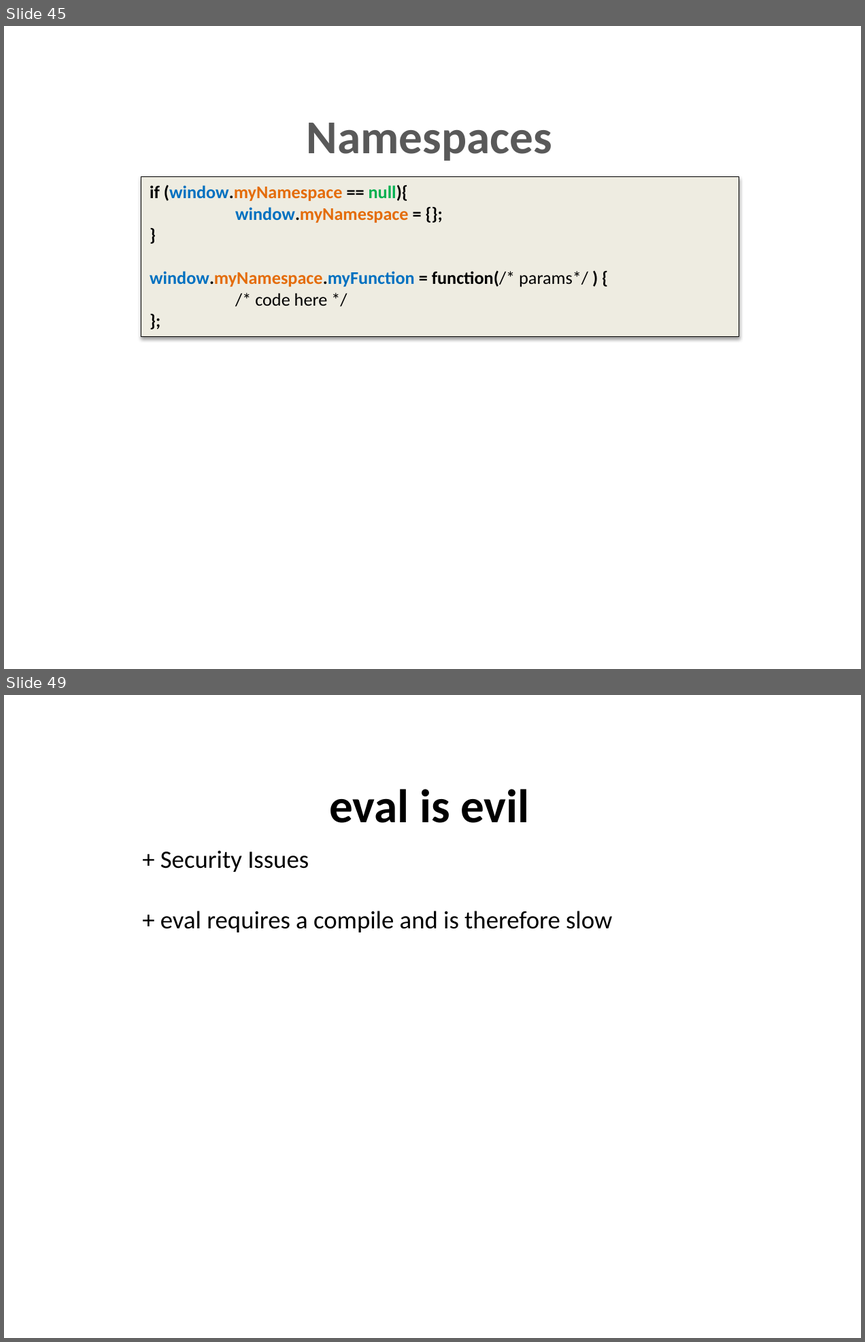
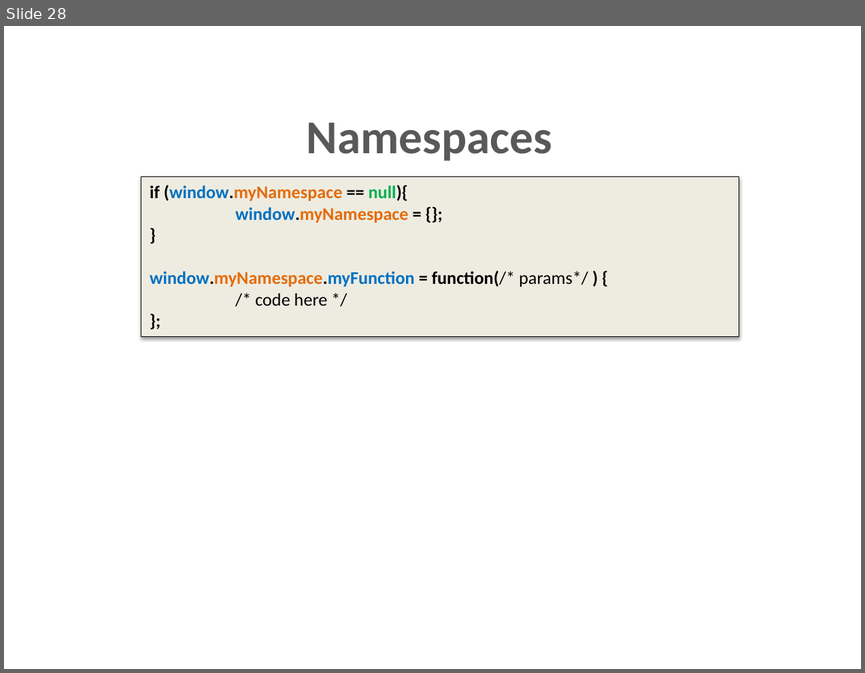
Before and after one commit to dzmitry-varabei/front-end-course, a slide deck: lecture-3-recap-scope/scope.pptx. Shown one above the other, each under a label of ours: slides 45 and 49 before the commit, slide 28 after it; the slides between them are not shown. The pictures are 865x1342 and 865x673 pixels, drawn with LibreOffice and Linux fonts; fonts in the diff are those of the drawing. Boxes give left, top, right and bottom in pixels: in the first picture for what was removed or moved away, otherwise in the second. Text is boxed around its words. In the diff, an @@ line names an element or a change of style, - is before the commit and + after.

```diff
--- a/lecture-3-recap-scope/scope.pptx
+++ b/lecture-3-recap-scope/scope.pptx
@@ slide 49 removed at [4, 695, 861, 1338], background #FFFFFF @@
@@ title removed at [329, 789, 529, 823] @@
-eval is evil
@@ text removed at [160, 850, 612, 932] @@
-+ Security Issues
-+ eval requires a compile and is therefore slow
@@ what was slide 45 is now slide 28 @@
```
Also in this commit, not shown: 4 slides changed, 10 slides added, 12 other slides removed, 3 other files.
